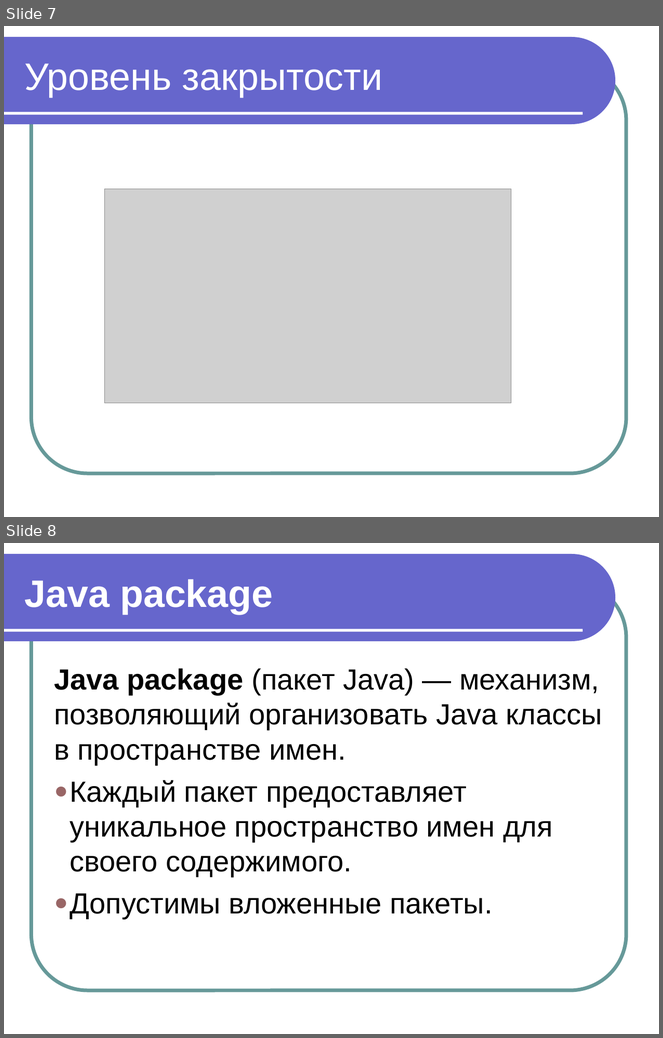
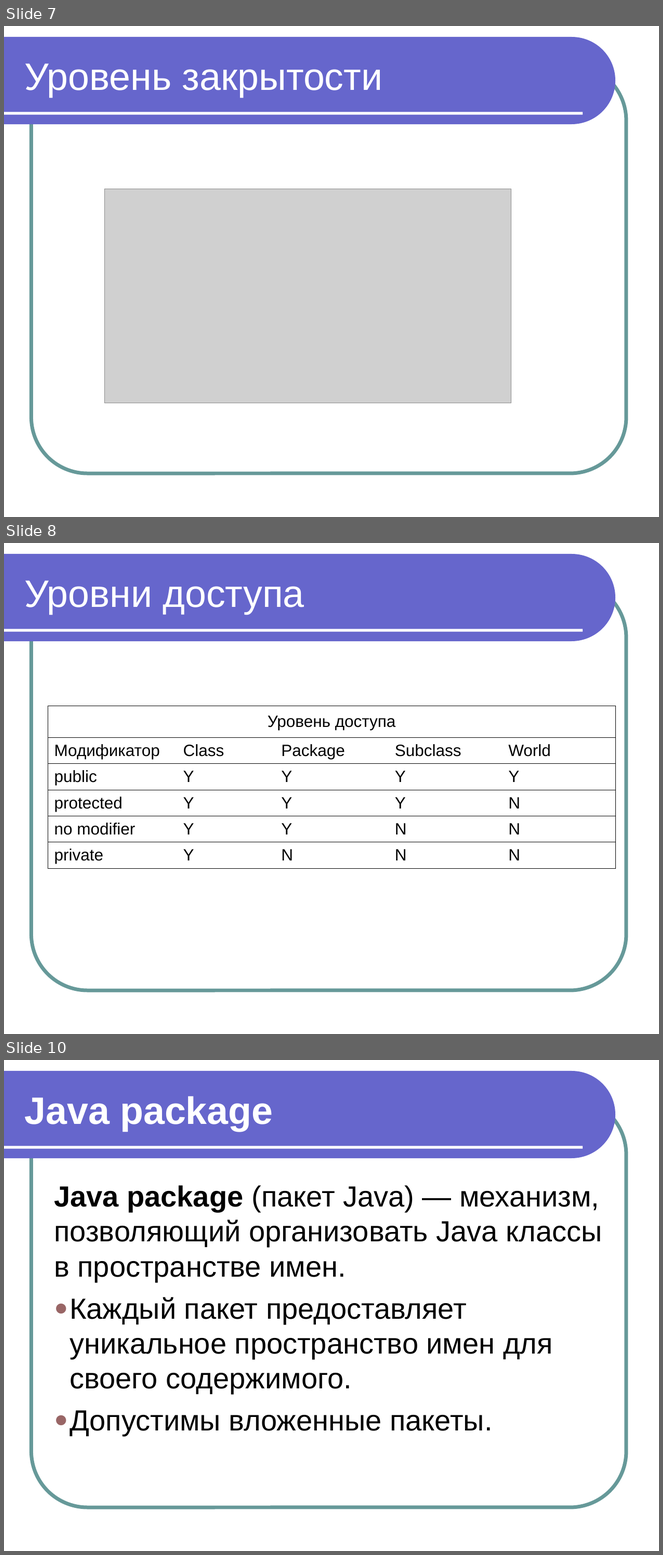
Before and after one commit to maxchv/JavaLessons, a slide deck: Lesson03/Modul 7 OOP chast 2.1 inkapsulyatsiya.ppt. Shown one above the other, each under a label of ours: slides 7 and 8 before the commit, slides 7, 8 and 10 after it; the slides between them are not shown. The pictures are 663x1038 and 663x1555 pixels, drawn with LibreOffice and Linux fonts; fonts in the diff are those of the drawing; grey boxes stand for pictures. Boxes give left, top, right and bottom in pixels: in the first picture for what was removed or moved away, otherwise in the second. Text is boxed around its words. In the diff, an @@ line names an element or a change of style, - is before the commit and + after.

```diff
--- a/Lesson03/Modul 7 OOP chast 2.1 inkapsulyatsiya.ppt
+++ b/Lesson03/Modul 7 OOP chast 2.1 inkapsulyatsiya.ppt
@@ slide 8 added at bbox=[4, 543, 659, 1034], background #FFFFFF; not listed: 3 template elements that a slide beside it also shows @@
@@ title added at bbox=[24, 580, 305, 614], 42 pt, text #FFFFFF @@
+Уровни доступа
@@ table added at bbox=[48, 706, 616, 869], 6 rows, 5 columns @@
+Уровень доступа |  |  |  | 
+Модификатор | Class | Package | Subclass | World
+public | Y | Y | Y | Y
+protected | Y | Y | Y | N
+no modifier | Y | Y | N | N
+private | Y | N | N | N
@@ what was slide 8 is now slide 10 @@
```
Also in this commit, not shown: 1 other slide added, 4 other files.
